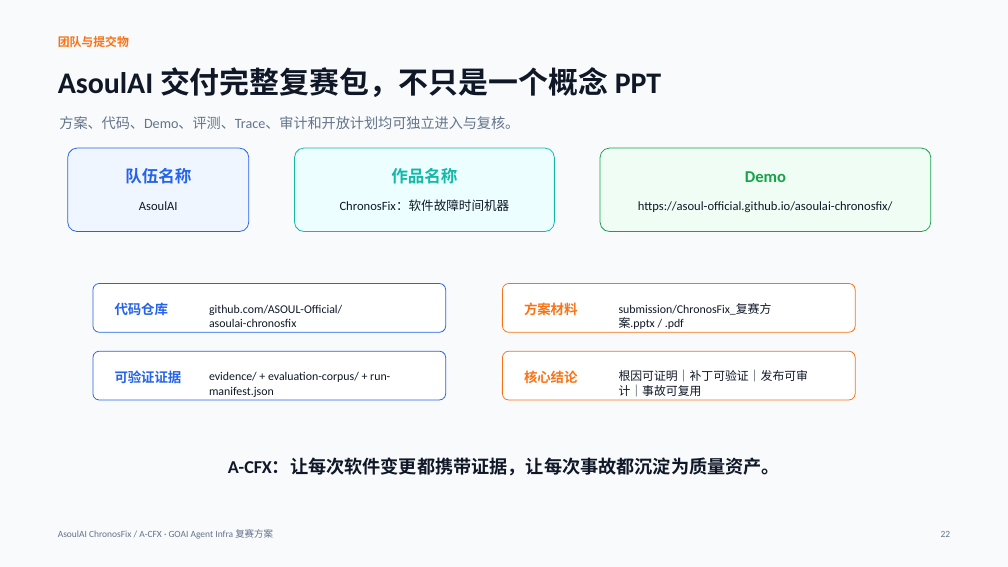
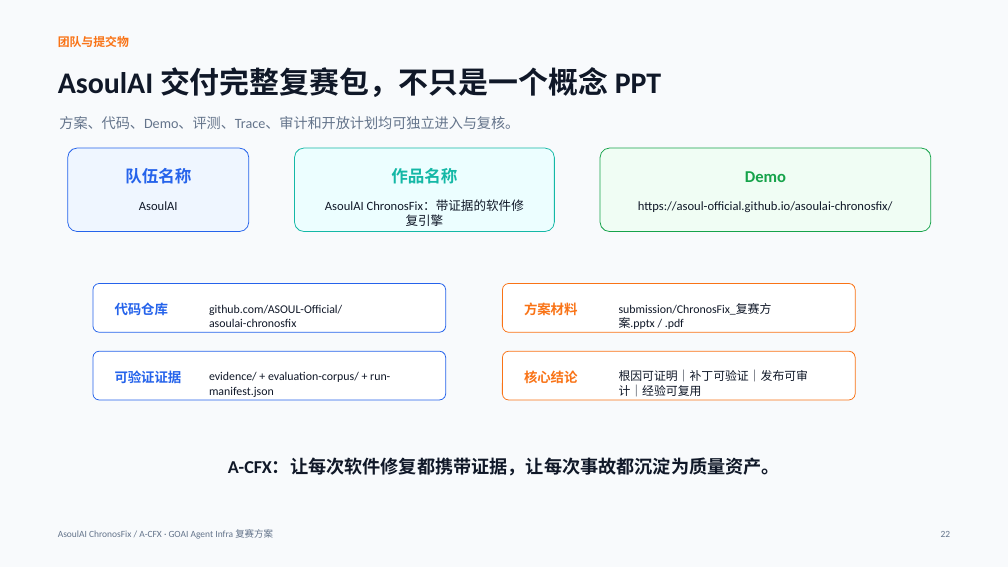
Before and after one commit to ASOUL-Official/asoulai-chronosfix, a slide deck: slide 22 of submission/ChronosFix_复赛方案.pptx. Drawn at 1008x567 pixels with LibreOffice and Linux fonts; fonts in the diff are those of the drawing. Boxes give left, top, right and bottom in pixels: in the first picture for what was removed or moved away, otherwise in the second. Text is boxed around its words. In the diff, an @@ line names an element or a change of style, - is before the commit and + after.

```diff
--- a/submission/ChronosFix_复赛方案.pptx
+++ b/submission/ChronosFix_复赛方案.pptx
@@ text at box(325, 199, 524, 226): text changed @@
-ChronosFix：软件故障时间机器
+AsoulAI ChronosFix：带证据的软件修复引擎
@@ text at box(619, 369, 809, 397): text changed @@
-根因可证明｜补丁可验证｜发布可审计｜事故可复用
+根因可证明｜补丁可验证｜发布可审计｜经验可复用
@@ text at box(228, 459, 780, 476): text changed @@
-A-CFX：让每次软件变更都携带证据，让每次事故都沉淀为质量资产。
+A-CFX：让每次软件修复都携带证据，让每次事故都沉淀为质量资产。
```
Also in this commit, not shown: 11 other slides changed, 21 other files.
